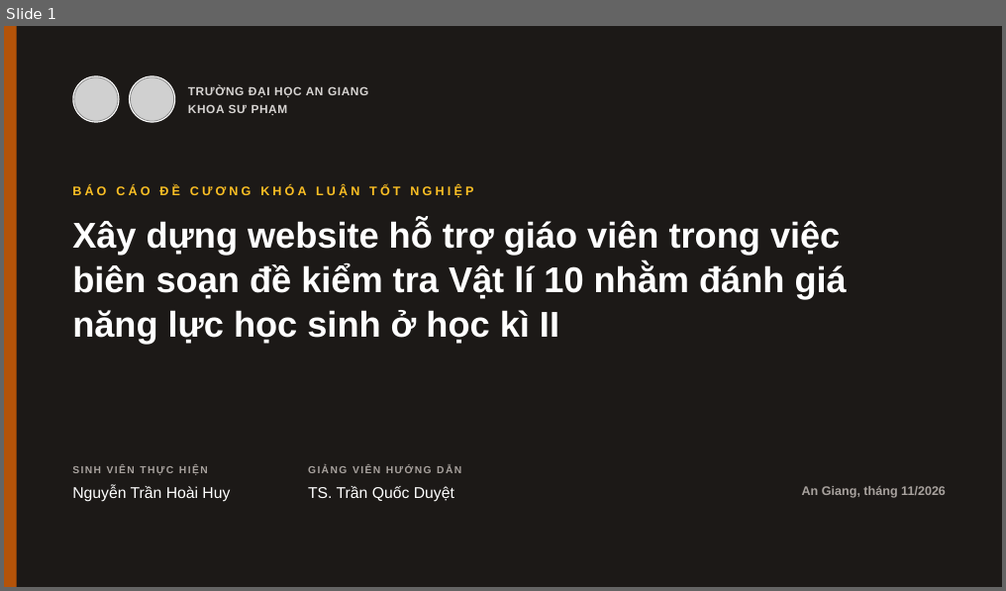
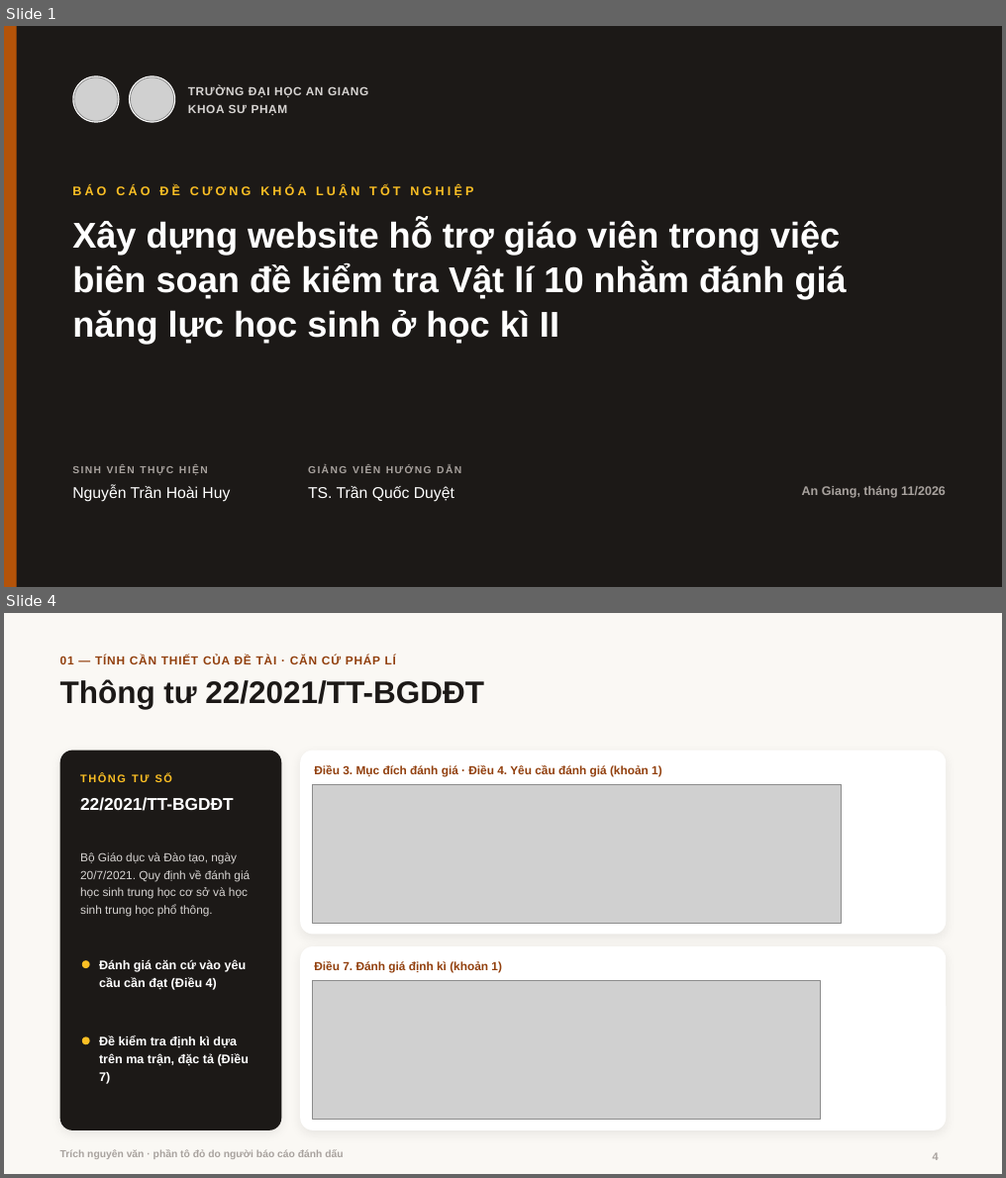
Before and after one commit to hoaihuy2609/kltn, a slide deck: tai-ve/Bao_cao_de_cuong.pptx. Shown one above the other, each under a label of ours: slide 1 before the commit, slides 1 and 4 after it; the slides between them are not shown. The pictures are 1006x591 and 1006x1178 pixels, drawn with LibreOffice and Linux fonts; fonts in the diff are those of the drawing; grey boxes stand for pictures; background and template pictures are left out. Boxes give left, top, right and bottom in pixels: in the first picture for what was removed or moved away, otherwise in the second. Text is boxed around its words. In the diff, an @@ line names an element or a change of style, - is before the commit and + after.

```diff
--- a/tai-ve/Bao_cao_de_cuong.pptx
+++ b/tai-ve/Bao_cao_de_cuong.pptx
@@ slide 4 added at (4, 613, 1002, 1174), background #FAF8F4 @@
@@ text added at (60, 656, 396, 664), 11.3 pt, text #92400E, bold @@
+01 — TÍNH CẦN THIẾT CỦA ĐỀ TÀI · CĂN CỨ PHÁP LÍ
@@ title added at (60, 679, 484, 709), 30 pt, text #1C1917, bold @@
+Thông tư 22/2021/TT-BGDĐT
@@ rounded rectangle added at (60, 750, 282, 1131), fill #1C1917 @@
@@ rounded rectangle added at (300, 750, 945, 934), fill #FFFFFF @@
@@ text added at (80, 774, 172, 782), 10.5 pt, text #FBBF24, bold @@
+THÔNG TƯ SỐ
@@ picture added at (313, 784, 841, 923) @@
@@ text added at (314, 764, 662, 776), 11.3 pt, text #92400E, bold @@
+Điều 3. Mục đích đánh giá · Điều 4. Yêu cầu đánh giá (khoản 1)
@@ text added at (80, 797, 233, 811), 16.5 pt, text #FFFFFF, bold @@
+22/2021/TT-BGDĐT
@@ text added at (80, 853, 250, 917), 11.3 pt, text #D6D3D1 @@
+Bộ Giáo dục và Đào tạo, ngày 20/7/2021. Quy định về đánh giá học sinh trung học cơ sở và học sinh trung học phổ thông.
@@ ellipse added at (82, 961, 89, 968), fill #FBBF24 @@
@@ text added at (99, 959, 247, 990), 12 pt, text #FFFFFF, bold @@
+Đánh giá căn cứ vào yêu cầu cần đạt (Điều 4)
@@ rounded rectangle added at (300, 947, 945, 1131), fill #FFFFFF @@
@@ text added at (314, 961, 502, 973), 11.3 pt, text #92400E, bold @@
+Điều 7. Đánh giá định kì (khoản 1)
@@ picture added at (313, 981, 820, 1120) @@
@@ ellipse added at (82, 1038, 89, 1045), fill #FBBF24 @@
@@ text added at (99, 1036, 249, 1084), 12 pt, text #FFFFFF, bold @@
+Đề kiểm tra định kì dựa trên ma trận, đặc tả (Điều 7)
@@ text added at (60, 1150, 343, 1159), 9.8 pt, text #A8A29E, bold @@
+Trích nguyên văn · phần tô đỏ do người báo cáo đánh dấu
@@ page number added at (933, 1153, 939, 1160), 10.5 pt, text #A8A29E, bold @@
+4
```
Also in this commit, not shown: 16 slides changed, 1 other slide added, 16 other files.
